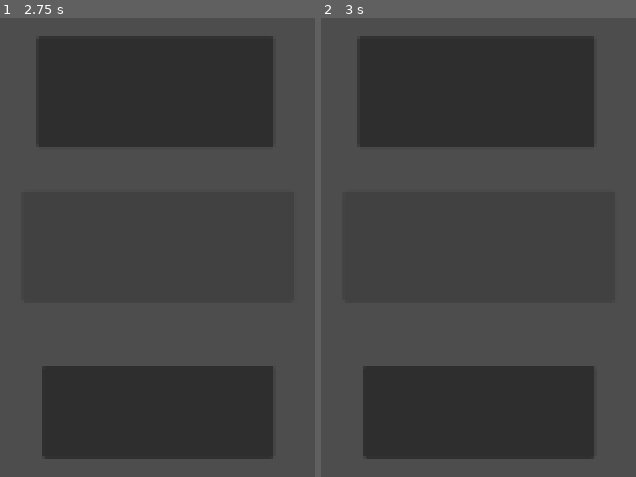
Above: before the commit, frames 1-2 (left to right).
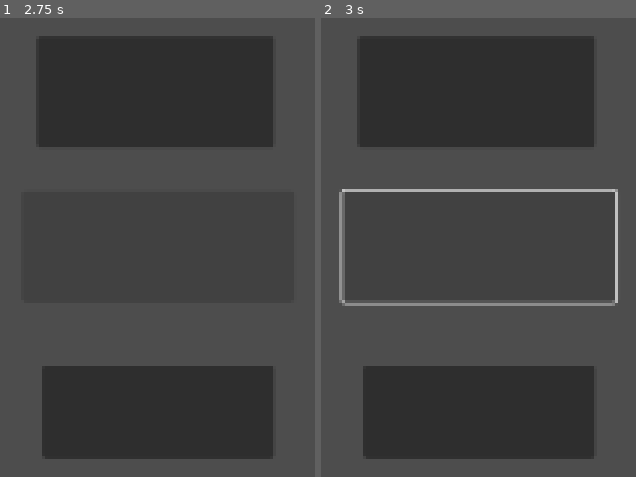
Above: after the commit, the same moments.

Repository: SaulMarrero/Unwild-Animal-Village
Game: Godot game, scene res://scenes/main.tscn
The game is run twice, just before and just after one commit, with the same random seed, the same clock (stepped at 60 frames per second) and the same inputs. The project has no main scene, so this scene is started directly.
Inputs (mouse positions are in pixels of both pictures, inside the frame that each line leads up to):
- Up to frame 1 (2.75 s): click (154, 91) at 0.5 s; click (154, 91) at 1.25 s; click (157, 247) at 2 s
- Up to frame 2 (3 s): tap Enter at 2.75 s; hold D (ui_right, bound only after the commit) from 2.78 s (still down); hold Shift (run, bound only after the commit) from 2.78 s (still down)

Frame 1 is identical in both runs. In frame 2, 1.8% of the frame differs, in the area x 5-95%, y 37-63%.

Commit message:
Update
Calle mejorada, camara, movimiento básico, texto de diálogos y boceto de personaje.

Diff:
--- a/project.godot
+++ b/project.godot
@@ -19,6 +19,28 @@
 window/size/viewport_width=1920
 window/size/viewport_height=1080
 
+[input]
+
+ui_left={
+"deadzone": 0.5,
+"events": [Object(InputEventKey,"resource_local_to_scene":false,"resource_name":"","device":-1,"window_id":0,"alt_pressed":false,"shift_pressed":false,"ctrl_pressed":false,"meta_pressed":false,"pressed":false,"keycode":65,"physical_keycode":0,"key_label":0,"unicode":97,"location":0,"echo":false,"script":null)
+, Object(InputEventJoypadButton,"resource_local_to_scene":false,"resource_name":"","device":-1,"button_index":13,"pressure":0.0,"pressed":false,"script":null)
+, Object(InputEventJoypadMotion,"resource_local_to_scene":false,"resource_name":"","device":-1,"axis":0,"axis_value":-1.0,"script":null)
+]
+}
+ui_right={
+"deadzone": 0.5,
+"events": [Object(InputEventKey,"resource_local_to_scene":false,"resource_name":"","device":-1,"window_id":0,"alt_pressed":false,"shift_pressed":false,"ctrl_pressed":false,"meta_pressed":false,"pressed":false,"keycode":68,"physical_keycode":0,"key_label":0,"unicode":100,"location":0,"echo":false,"script":null)
+, Object(InputEventJoypadButton,"resource_local_to_scene":false,"resource_name":"","device":-1,"button_index":14,"pressure":0.0,"pressed":false,"script":null)
+, Object(InputEventJoypadMotion,"resource_local_to_scene":false,"resource_name":"","device":-1,"axis":0,"axis_value":1.0,"script":null)
+]
+}
+run={
+"deadzone": 0.2,
+"events": [Object(InputEventKey,"resource_local_to_scene":false,"resource_name":"","device":-1,"window_id":0,"alt_pressed":false,"shift_pressed":false,"ctrl_pressed":false,"meta_pressed":false,"pressed":false,"keycode":0,"physical_keycode":4194325,"key_label":0,"unicode":0,"location":0,"echo":false,"script":null)
+]
+}
+
 [physics]
 
 3d/physics_engine="Jolt Physics"
--- /dev/null
+++ b/scenes/player.gd
@@ -0,0 +1,15 @@
+extends CharacterBody2D
+
+@onready var player = $"../player"
+
+const walk = 800.0
+const run = 3000.0
+
+func _physics_process(_delta: float) -> void:
+	var direction := Input.get_axis("ui_left", "ui_right")
+	var current_speed = run if Input.is_action_pressed("run") else walk
+	velocity.x = direction * current_speed
+	move_and_slide()
+
+	if direction != 0:
+		player.get_node("animation").flip_h = direction < 0
--- /dev/null
+++ b/scenes/street.tscn
@@ -0,0 +1,86 @@
+[gd_scene format=3 uid="uid://d0ilxakasdum5"]
+
+[ext_resource type="Texture2D" uid="uid://beg1rmojsvcs5" path="res://sprites/floor.png" id="1_3ffmx"]
+[ext_resource type="Texture2D" uid="uid://deuhji0sifbct" path="res://sprites/player.png" id="2_t23v0"]
+[ext_resource type="Texture2D" uid="uid://bev7lotjmbde5" path="res://sprites/hospital.png" id="3_wjoh7"]
+[ext_resource type="Texture2D" uid="uid://c12om4nqrkxyq" path="res://sprites/house.png" id="3_yrasx"]
+[ext_resource type="Texture2D" uid="uid://y47i0f2nbhrw" path="res://sprites/mansion.png" id="4_7vr8w"]
+[ext_resource type="Texture2D" uid="uid://fkar2w5obfmy" path="res://sprites/police.png" id="5_5m0si"]
+[ext_resource type="Script" uid="uid://bw4woi8wfebk4" path="res://scenes/player.gd" id="7_5m0si"]
+[ext_resource type="Texture2D" uid="uid://l8w8cp1gbg70" path="res://sprites/Dialogos.png" id="7_7vr8w"]
+
+[sub_resource type="RectangleShape2D" id="RectangleShape2D_5m0si"]
+size = Vector2(60, 60)
+
+[sub_resource type="SpriteFrames" id="SpriteFrames_dxpu0"]
+animations = [{
+"frames": [{
+"duration": 1.0,
+"texture": ExtResource("2_t23v0")
+}],
+"loop": false,
+"name": &"default",
+"speed": 5.0
+}]
+
+[node name="street" type="Node2D" unique_id=1603340922]
+
+[node name="floor" type="Sprite2D" parent="." unique_id=848129823]
+position = Vector2(7800.0005, 930)
+scale = Vector2(3.9, 1)
+texture = ExtResource("1_3ffmx")
+
+[node name="house1" type="Sprite2D" parent="." unique_id=463781558]
+position = Vector2(2654, 390)
+texture = ExtResource("3_yrasx")
+
+[node name="house2" type="Sprite2D" parent="." unique_id=2044075493]
+position = Vector2(4326, 390)
+texture = ExtResource("3_yrasx")
+
+[node name="house3" type="Sprite2D" parent="." unique_id=607491826]
+position = Vector2(5998, 390)
+texture = ExtResource("3_yrasx")
+
+[node name="house4" type="Sprite2D" parent="." unique_id=1275595870]
+position = Vector2(7670, 390)
+texture = ExtResource("3_yrasx")
+
+[node name="house5" type="Sprite2D" parent="." unique_id=1686058520]
+position = Vector2(9342, 390)
+texture = ExtResource("3_yrasx")
+
+[node name="house6" type="Sprite2D" parent="." unique_id=381365351]
+position = Vector2(11014, 390)
+texture = ExtResource("3_yrasx")
+
+[node name="hospital" type="Sprite2D" parent="." unique_id=140044106]
+position = Vector2(13088, 390)
+texture = ExtResource("3_wjoh7")
+
+[node name="mansion" type="Sprite2D" parent="." unique_id=343256675]
+position = Vector2(550, 390)
+texture = ExtResource("4_7vr8w")
+
+[node name="police" type="Sprite2D" parent="." unique_id=1155225032]
+position = Vector2(15050, 390)
+texture = ExtResource("5_5m0si")
+
+[node name="player" type="CharacterBody2D" parent="." unique_id=705695500]
+position = Vector2(590, 759)
+script = ExtResource("7_5m0si")
+
+[node name="camera" type="Camera2D" parent="player" unique_id=790508401]
+position = Vector2(370, -219)
+limit_left = 0
+limit_right = 15600
+
+[node name="Marco" type="Sprite2D" parent="player/camera" unique_id=1269771745]
+visible = false
+texture = ExtResource("7_7vr8w")
+
+[node name="collision" type="CollisionShape2D" parent="player" unique_id=2033998921]
+shape = SubResource("RectangleShape2D_5m0si")
+
+[node name="animation" type="AnimatedSprite2D" parent="player" unique_id=1439932470]
+sprite_frames = SubResource("SpriteFrames_dxpu0")
Not shown, added: scenes/player.gd.uid
Binary file added: sprites/Dialogos.png
Not shown, added: sprites/Dialogos.png.import
Binary file changed: sprites/floor.png
Binary file added: sprites/hospital.png
Not shown, added: sprites/hospital.png.import
Binary file added: sprites/house.png
Not shown, added: sprites/house.png.import
Binary file added: sprites/mansion.png
Not shown, added: sprites/mansion.png.import
Binary file added: sprites/police.png
Not shown, added: sprites/police.png.import
